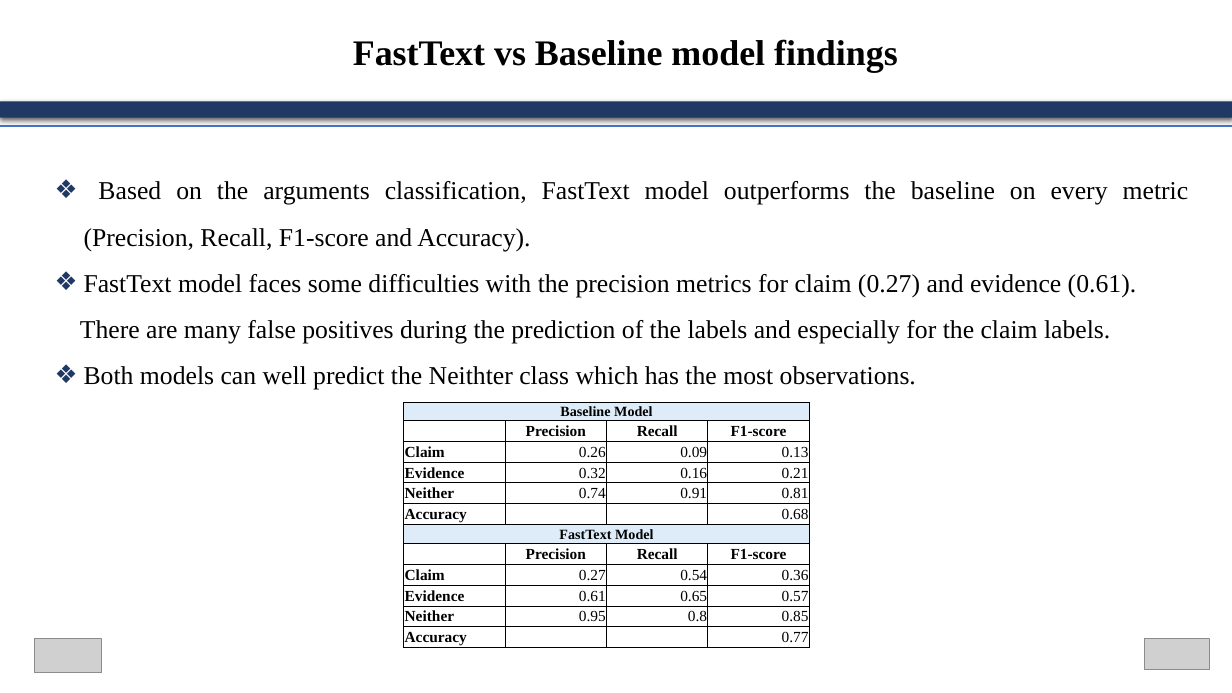
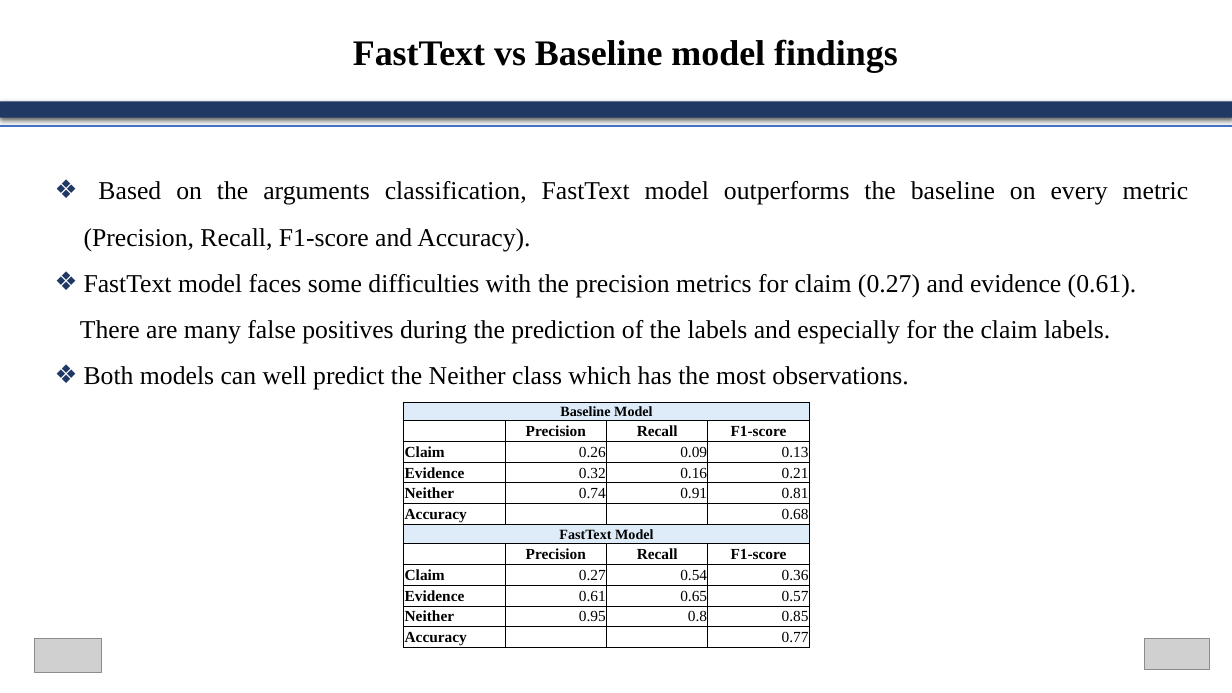
Before and after one commit to GeorgeMavridis/Argumentation-Mining-Machine-learning-and-Content-Analytics, a slide deck: slide 12 of G.E.Jo Presentation.pptx. Drawn at 1232x693 pixels with LibreOffice and Linux fonts; fonts in the diff are those of the drawing; grey boxes stand for pictures. Boxes give left, top, right and bottom in pixels: in the first picture for what was removed or moved away, otherwise in the second. Text is boxed around its words. In the diff, an @@ line names an element or a change of style, - is before the commit and + after.

```diff
--- a/G.E.Jo Presentation.pptx
+++ b/G.E.Jo Presentation.pptx
@@ text at (x1=84, y1=366, x2=908, y2=390): text changed @@
-❖ Both models can well predict the Neithter class which has the most observations.
+❖ Both models can well predict the Neither class which has the most observations.
```
Also in this commit, not shown: 1 other slide changed.
